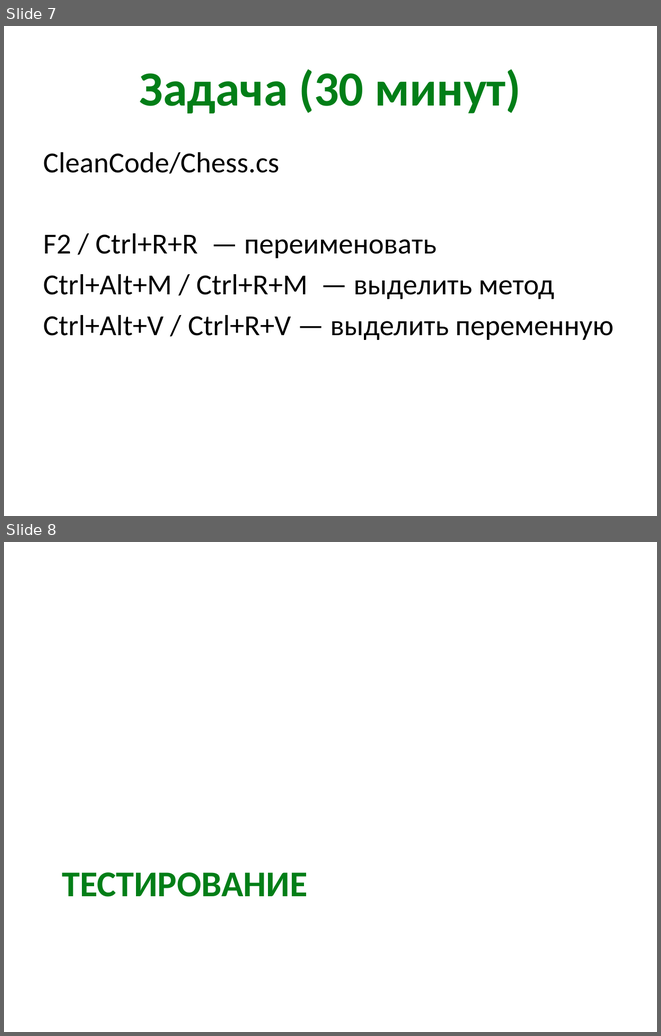
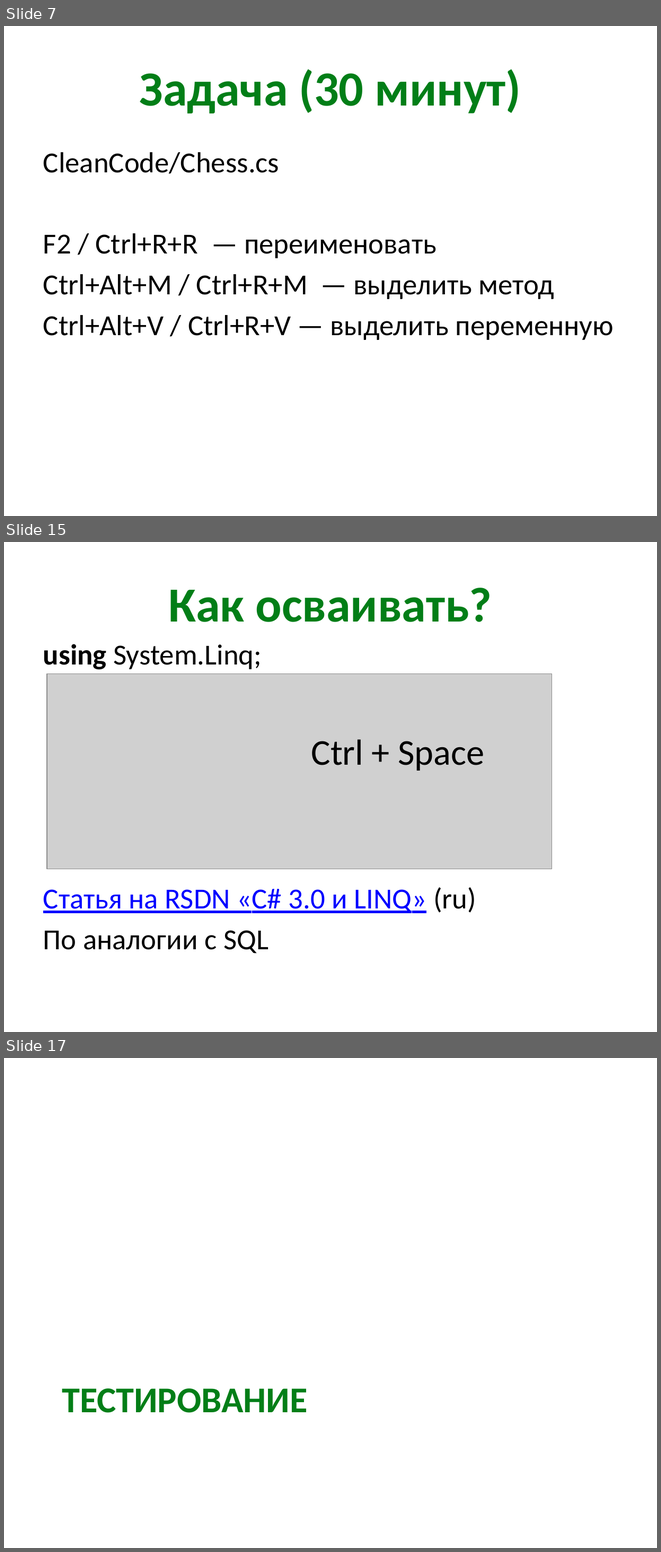
Before and after one commit to kontur-kampus-2015i/kontur-kampus, a slide deck: 1-CodeQuality/quality-slides.pptx. Shown one above the other, each under a label of ours: slides 7 and 8 before the commit, slides 7, 15 and 17 after it; the slides between them are not shown. The pictures are 661x1036 and 661x1552 pixels, drawn with LibreOffice and Linux fonts; fonts in the diff are those of the drawing; grey boxes stand for pictures. Boxes give left, top, right and bottom in pixels: in the first picture for what was removed or moved away, otherwise in the second. Text is boxed around its words. In the diff, an @@ line names an element or a change of style, - is before the commit and + after.

Commit message:
+ Linq in 1-CodeQuality slides

```diff
--- a/1-CodeQuality/quality-slides.pptx
+++ b/1-CodeQuality/quality-slides.pptx
@@ slide 15 added at box(4, 542, 657, 1032), background #FFFFFF @@
@@ title added at box(169, 588, 492, 622), 54 pt, text #027E17, bold @@
+Как осваивать?
@@ text added at box(43, 644, 476, 953), 32 pt, text #000000 @@
+using System.Linq;
+Статья на RSDN «C# 3.0 и LINQ» (ru)
+По аналогии с SQL
@@ picture added at box(47, 674, 552, 868) @@
@@ text added at box(311, 739, 484, 770), 40 pt, text #000000 @@
+Ctrl + Space
@@ what was slide 8 is now slide 17 @@
```
Also in this commit, not shown: 8 other slides added.
